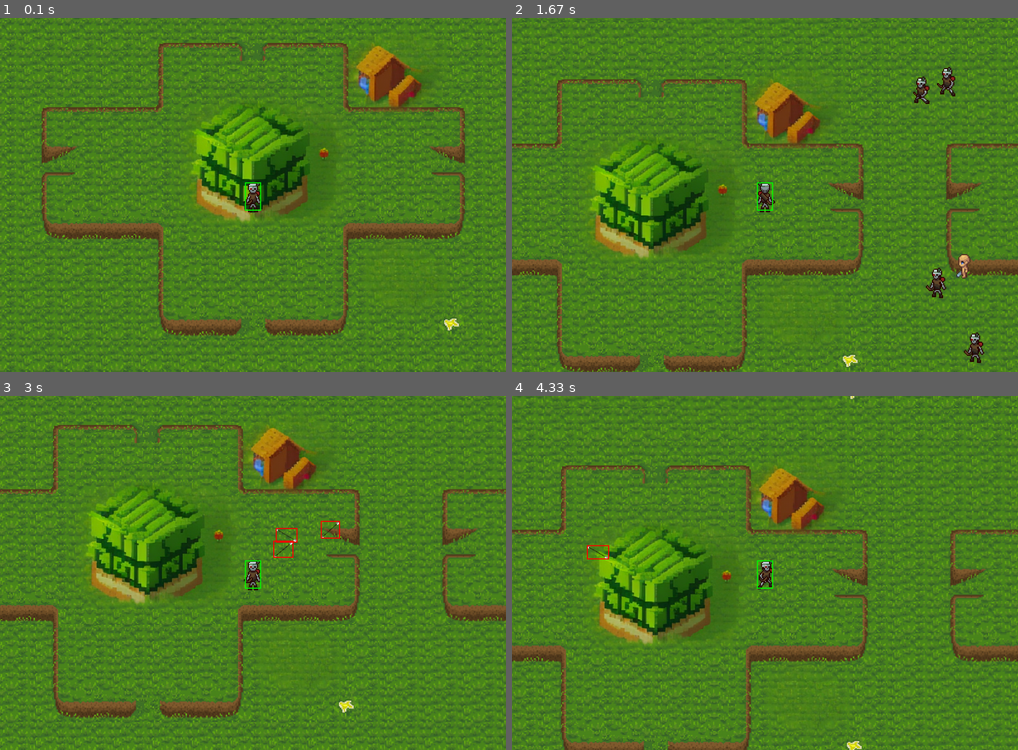
Above: before the commit, frames 1-4 (two rows, left to right).
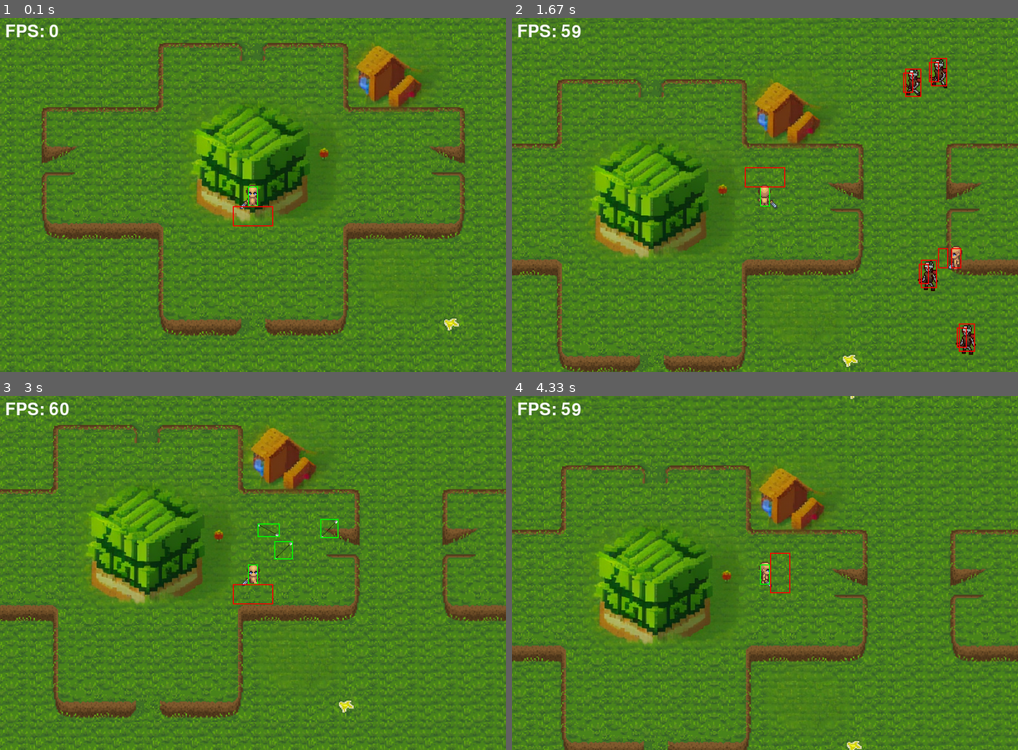
Above: after the commit, the same moments.

Repository: Axlzs/Pygame-project
Game: pygame game, started from game.py
The game is run twice, just before and just after one commit, with the same random seed, the same clock (stepped at 60 frames per second) and the same inputs.
Inputs:
- Up to frame 1 (0.1 s): no input
- Up to frame 2 (1.67 s): hold E 0.33-0.8 s; hold D 0.33-0.8 s; hold D 0.83-1.3 s; tap Space at 0.9, 1.2, 1.4 s; hold W 1.33-1.63 s
- Up to frame 3 (3 s): hold D 1.67-2.13 s; tap Space at 1.73, 2.03, 2.23, 2.53, 2.8 s; hold A 2.17-2.7 s; tap K at 2.32 s; hold S from 2.73 s (still down)
- Up to frame 4 (4.33 s): release S at 3.03 s; hold A 3.07-3.47 s; tap Space at 3.13, 3.43, 3.57, 3.97, 4.27 s; hold W 3.5-3.87 s; tap K at 3.65 s; hold D from 3.9 s (still down)

The runs differ from the first frame. In frame 1, 0.5% of the frame differs, in the area x 1-54%, y 1-59%; in frame 2, 2.3%, in the area x 1-94%, y 1-98%; in frame 3, 0.9%; in frame 4, 0.6%.

Commit message:
A lot has been done
[+]Player ranged damage enemies
[+]Player mele damage enemies
[+]Player death
[+]Enemy ranged damage player
[+]Enemy mele damage player
[+]Upgrade enemy mele range
[+]Enemy death
[+]Fix fps
[+]Enemy arrows differ from player arrows
[+]Fixed enemy movement animations: enemies now can look up and down
[+]Fixed mouse movement - camera offset applied to mouse
[+]Upgraded cooldowns

Diff:
--- a/animations.py
+++ b/animations.py
@@ -28,6 +28,16 @@
             self.last_update = current_time  # Update the last update time
         return self.frames[self.frame_index]  # Return the current frame based on frame_index
 
+    def play_once(self):
+        current_time = pygame.time.get_ticks()
+        if current_time - self.last_update > self.cooldown:
+            if self.frame_index < len(self.frames) - 1:
+                self.frame_index += 1  # Advance frame until the last one
+            else:
+                self.is_playing = False  # Stop animation if it reaches the end without looping
+            self.last_update = current_time
+        return self.frames[self.frame_index]
+
     def is_completed(self):
         return self.frame_index == len(self.frames) - 1 and not self.loop
 
--- a/enemyFile.py
+++ b/enemyFile.py
@@ -15,6 +15,7 @@
         self.projectile_group = projectile_group
         self.sprite_sheet = self.load_sprite_sheet(enemy_type, self.scale)
         self.images = self.create_action_list(self.sprite_sheet,self.scale)
+        self.camera = Camera()
         self.animations = {
             'walk down' : Animation(self.images['walk down'],COOLDOWNS['movement']),
             'walk left' : Animation(self.images['walk left'],COOLDOWNS['movement']),
@@ -26,10 +27,10 @@
             'stand right' : Animation(self.images['stand right'],COOLDOWNS['movement']),
             'stand up' : Animation(self.images['stand up'],COOLDOWNS['movement']),
 
-            'shoot down' : Animation(self.images['shoot down'],COOLDOWNS['shoot']),
-            'shoot left' : Animation(self.images['shoot left'],COOLDOWNS['shoot']),
-            'shoot right' : Animation(self.images['shoot right'],COOLDOWNS['shoot']),
-            'shoot up' : Animation(self.images['shoot up'],COOLDOWNS['shoot']),
+            'shoot down' : Animation(self.images['shoot down'],COOLDOWNS['shoot animation']),
+            'shoot left' : Animation(self.images['shoot left'],COOLDOWNS['shoot animation']),
+            'shoot right' : Animation(self.images['shoot right'],COOLDOWNS['shoot animation']),
+            'shoot up' : Animation(self.images['shoot up'],COOLDOWNS['shoot animation']),
 
             'death' : Animation(self.images['death'],COOLDOWNS['movement'])
         }
@@ -43,6 +44,11 @@
         self.hitbox.center = self.rect.center  # Align hitbox and sprite position
 
         self.health = ENEMY_DATA[enemy_type]['health']
+        self.is_dying = False
+        self.death_start_time = 0
+        self.death_duration = 700
+        self.damage_cooldown = COOLDOWNS['damage']
+        self.last_damage_time = 0
         self.motion = False
         self.direction = 'down'
 
@@ -55,7 +61,7 @@
 
         self.melee_damage = ENEMY_DATA[2]['damage']
         self.melee_range = ENEMY_DATA[2]['range'] * self.scale
-        self.melee_cooldown = 500
+        self.melee_cooldown = MELEE_COOLDOWN
         self.last_melee_time = 0
         self.melee_attack_dist = ENEMY_DATA[2]['attack dist'] # When enemy stops moving and starts attacking
 
@@ -113,6 +119,13 @@
             if x < square_top_left_x or x > square_bottom_right_x or y < square_top_left_y or y > square_bottom_right_y:
                 return (x, y)
 
+    def angle_to_player(self):
+        recy = self.rect.centery
+        recx = self.rect.centerx
+        targetx = self.player.rect.centerx
+        targety = self.player.rect.centery
+
+        return math.degrees(math.atan2(-(targety - recy), targetx - recx))
     def enemy_actions(self):
 
         self.motion = False
@@ -127,59 +140,62 @@
         else:
             SPEED = ENEMY_SPEED_LINEAR  # Use linear speed for straight movements
 
-        # Understanding which way should the enemy face
-        if dy < 0:
-            self.motion = True
-            self.direction = 'up'
+
+        if self.is_dying == False:
+            # Understanding which way should the enemy face
+            angle = self.angle_to_player()
+            if -45 <= angle < 45:
+                self.direction = 'right'
+                self.motion = True
+            elif 45 <= angle < 135:
+                self.direction = 'up'
+                self.motion = True
+            elif 135 <= angle or angle < -135:
+                self.direction = 'left'
+                self.motion = True
+            elif -135 <= angle < -45:
+                self.direction = 'down'
+                self.motion = True
+
+            # Handling movement - moving enemy
+            if self.type ==1 and dist <= self.shoot_dist:
+                self.motion = False
+                self.shooting = True
+            elif self.type ==2 and dist <= self.melee_attack_dist:
+                self.motion = False
+                self.shooting = True
+            else:
+                self.shooting = False
+                self.motion = True
+                dx, dy = dx / dist, dy / dist
+                self.rect.x += dx * SPEED
+                self.rect.y += dy * SPEED
+
+            # Calling animations
+            if self.shooting:
+                self.start_animation = self.animations[f'shoot {self.direction}']
+                if self.type ==1:
+                    self.shoot(self.projectile_group)
+                elif self.type ==2:
+                    self.mele_attack()
+            elif self.motion:
+                self.start_animation = self.animations[f'walk {self.direction}']
+            else:
+                self.start_animation = self.animations[f'stand {self.direction}']
         else:
-            self.motion = True
-            self.direction = 'down'
-        if dx < 0:
-            self.motion = True
-            self.direction = 'left'
-        else:
-            self.motion = True
-            self.direction = 'right'
-
-        # Handling movement - moving enemy
-        if self.type ==1 and dist <= self.shoot_dist:
-            self.motion = False
-            self.shooting = True
-        elif self.type ==2 and dist <= self.melee_attack_dist:
-            self.motion = False
-            self.shooting = True
-        else:
-            self.shooting = False
-            self.motion = True
-            dx, dy = dx / dist, dy / dist
-            self.rect.x += dx * SPEED
-            self.rect.y += dy * SPEED
-
-        # Calling animations
-        if self.shooting:
-            self.start_animation = self.animations[f'shoot {self.direction}']
-            if self.type ==1:
-                self.shoot(self.projectile_group)
-            elif self.type ==2:
-                self.mele_attack()
-        elif self.motion:
-            self.start_animation = self.animations[f'walk {self.direction}']
-        else:
-            self.start_animation = self.animations[f'stand {self.direction}']
-
+            self.start_animation = self.animations['death']
     def shoot(self,projectile_group):
         current_time = pygame.time.get_ticks()
         # Check if enough time has passed since the last shot
         if current_time - self.last_shot_time >= self.shoot_cooldown:
             self.last_shot_time = current_time
 
-            #getting player and the mouse position
             recy = self.rect.centery
             recx = self.rect.centerx
             targetx = self.player.rect.centerx
             targety = self.player.rect.centery
 
-            angle = math.degrees(math.atan2(-(targety - recy), targetx - recx))
+            angle = self.angle_to_player()
             # Determine direction based on angle
             if -45 <= angle < 45:
                 self.direction = 'right'
@@ -197,13 +213,13 @@
     def get_melee_hitbox(self):
         # Create a rect for the melee hitbox based on the player's direction and position
         if self.direction == 'up':
-            return pygame.Rect(self.rect.centerx - self.melee_range, self.rect.top + (7+self.scale), 2*self.melee_range, self.melee_range)
+            return pygame.Rect(self.rect.centerx - self.melee_range, self.rect.top + (14*self.scale), 2*self.melee_range, self.melee_range)
         elif self.direction == 'down':
             return pygame.Rect(self.rect.centerx - self.melee_range, self.rect.bottom - (self.melee_range + self.scale), 2*self.melee_range, self.melee_range)
         elif self.direction == 'left':
-            return pygame.Rect(self.rect.left + (7*self.scale), self.rect.centery - self.melee_range, self.melee_range, 2*self.melee_range)
+            return pygame.Rect(self.rect.left + (14*self.scale), self.rect.centery - self.melee_range, self.melee_range, 2*self.melee_range)
         elif self.direction == 'right':
-            return pygame.Rect(self.rect.right - (self.melee_range + (7*self.scale)), self.rect.centery - self.melee_range, self.melee_range, 2*self.melee_range)
+            return pygame.Rect(self.rect.right - (self.melee_range + (14*self.scale)), self.rect.centery - self.melee_range, self.melee_range, 2*self.melee_range)
 
     def mele_attack(self):
         current_time = pygame.time.get_ticks()
@@ -212,16 +228,35 @@
             # Check for collisions with enemies
             melee_hitbox = self.get_melee_hitbox()
 
+            mele_range = self.camera.apply(melee_hitbox)
+            if mele_range.colliderect(self.player.hitbox):
+                self.player.take_damage(ENEMY_DATA[2]['damage'])
+
+
     def take_damage(self, amount):
-        self.health -= amount
-        if self.health <= 0:
-            self.start_animation = self.animations['death']
+        current_time = pygame.time.get_ticks()
+        if self.is_dying == False:
+            if current_time - self.last_damage_time >= self.damage_cooldown:
+                self.last_damage_time = current_time
+                self.health -= amount
+                if self.health <= 0:
+                    self.start_death_sequence()
+        else: pass
+
+    def start_death_sequence(self):
+        self.is_dying = True
+        self.death_start_time = pygame.time.get_ticks()
 
     def update(self):
-        #Get image -> determine correct action -> add animation to the action
-        self.image = self.start_animation.get_current_frame()
+    #UPDATES STUFF
+    #CHECKS IF PLAYER IS DEAD
+    #ALIGNS HITBOXES
+        if self.is_dying:
+            self.image = self.start_animation.play_once()
+            if pygame.time.get_ticks() - self.death_start_time >= self.death_duration:
+                self.kill()
+        else:
+            #Get image -> determine correct action -> add animation to the action
+            self.image = self.start_animation.get_current_frame()
         self.enemy_actions()
-        #animation changes
-        #player movement
-        #probably player attacks
-        #also probably death as well
+        self.hitbox.center = self.rect.center  # Align hitbox and sprite position
--- a/game.py
+++ b/game.py
@@ -12,7 +12,7 @@
 pygame.display.set_caption("Roguelike Game")
 
 clock = pygame.time.Clock()
-font = pygame.font.Font(None, 100)
+font = pygame.font.Font(None, 50)
 
 def draw_fps_counter():
     """
@@ -38,54 +38,75 @@
         #arrow hitbox
         pygame.draw.rect(screen, (255,0,0), offset_rect,2)
 
+    for projectile in enemy_projectile_group:
+        offset_rect = camera.apply(projectile.rect)
+        screen.blit(projectile.image, offset_rect)
+        #arrow hitbox
+        pygame.draw.rect(screen, (0,255,0), offset_rect,2)
+
     for enemy in enemies:
 
         offset_rect = camera.apply(enemy.rect)
         screen.blit(enemy.image, offset_rect)
+        melee_hitbox = enemy.get_melee_hitbox()
+        pygame.draw.rect(screen, (255, 0, 0), camera.apply(melee_hitbox), 2)
+        pygame.draw.rect(screen, (255, 0, 0), camera.apply(enemy.hitbox), 2)
 
     #mele hitbox
-    #melee_hitbox = player.get_melee_hitbox()
-    #pygame.draw.rect(screen, (255, 0, 0), camera.apply(melee_hitbox), 2)
+    melee_hitbox = player.get_melee_hitbox()
+    pygame.draw.rect(screen, (255, 0, 0), camera.apply(melee_hitbox), 2)
+
 
 def manual_enemy_spawn(enemy_count):
     keys = pygame.key.get_pressed()
     if keys[pygame.K_e]: # Manualy spawn enemies
         enemy_type = random.choice(list(ENEMY_DATA.keys()))
         enemy_count +=1
-        enemy = Enemy(enemy_type, projectile_group, player)
+        enemy = Enemy(enemy_type, enemy_projectile_group, player)
         enemies.add(enemy)
     elif keys[pygame.K_k]: # Kill all enemies
         enemies.empty()
 
 
+
 #setting up game
 projectile_group = pygame.sprite.Group()
-player_type=1
-player = Player(player_type, projectile_group)  # Pass the appropriate player type here
+enemy_projectile_group = pygame.sprite.Group()
+enemies = pygame.sprite.Group()
+player_type=2
+player = Player(player_type, projectile_group, enemies)  # Pass the appropriate player type here
 camera = Camera()
 map = WorldMap()
 
-enemies = pygame.sprite.Group()
 enemy_count = 0
-#for _ in range(30):
-#    enemy_type = random.choice(list(ENEMY_DATA.key()))
-#    enemy_count +=1
-#    enemy = Enemy(enemy_type, projectile_group, player)
-#    enemies.add(enemy)
 
 running = True
 while running:
     for event in pygame.event.get():
         if event.type == pygame.QUIT:
             running = False
-
-    draw_fps_counter()
+##############FUNCTIONS##############
     player.update()
     enemies.update()
     camera.update(player.rect)
     projectile_group.update()
+    enemy_projectile_group.update()
     draw_entities()
+    draw_fps_counter()
     manual_enemy_spawn(enemy_count)
+
+##############HANDLING#DAMAGE##############
+    for projectile in enemy_projectile_group:
+        projectile_hitbox=camera.apply(projectile.rect)
+        if player.hitbox.colliderect(projectile_hitbox):
+            player.take_damage(ENEMY_DATA[1]['damage'])
+
+    for projectile in projectile_group:
+        projectile_hitbox = camera.apply(projectile.rect)
+        for enemy in enemies:
+            enemy_hitbox = camera.apply(enemy.hitbox)
+            if enemy_hitbox.colliderect(projectile_hitbox):
+                enemy.take_damage(PLAYER_DATA[1]['damage'])
 
     pygame.display.flip()
 
--- a/playerFile.py
+++ b/playerFile.py
@@ -6,14 +6,16 @@
 
 # Define the PLayer class
 class Player(pygame.sprite.Sprite):
-    def __init__(self, player_type,projectile_group):
+    def __init__(self, player_type,projectile_group, enemies):
         self.type = player_type
         self.scale = PLAYER_SCALE
         self.sprite_size = PLAYER_DATA[player_type]['sprite']
         self.player_class = PLAYER_DATA[player_type]['class']
         self.projectile_group = projectile_group
+        self.enemies = enemies
         self.sprite_sheet = self.load_sprite_sheet(player_type, self.scale)
         self.images = self.create_action_list(self.sprite_sheet,self.scale)
+        self.camera = Camera()
         self.animations = {
             'walk down' : Animation(self.images['walk down'],COOLDOWNS['movement']),
             'walk left' : Animation(self.images['walk left'],COOLDOWNS['movement']),
@@ -25,10 +27,10 @@
             'stand right' : Animation(self.images['stand right'],COOLDOWNS['movement']),
             'stand up' : Animation(self.images['stand up'],COOLDOWNS['movement']),
 
-            'shoot down' : Animation(self.images['shoot down'],COOLDOWNS['shoot']),
-            'shoot left' : Animation(self.images['shoot left'],COOLDOWNS['shoot']),
-            'shoot right' : Animation(self.images['shoot right'],COOLDOWNS['shoot']),
-            'shoot up' : Animation(self.images['shoot up'],COOLDOWNS['shoot']),
+            'shoot down' : Animation(self.images['shoot down'],COOLDOWNS['shoot animation']),
+            'shoot left' : Animation(self.images['shoot left'],COOLDOWNS['shoot animation']),
+            'shoot right' : Animation(self.images['shoot right'],COOLDOWNS['shoot animation']),
+            'shoot up' : Animation(self.images['shoot up'],COOLDOWNS['shoot animation']),
 
             'death' : Animation(self.images['death'],COOLDOWNS['movement'])
         }
@@ -42,6 +44,11 @@
         self.hitbox.center = self.rect.center  # Align hitbox and sprite position
 
         self.health = PLAYER_DATA[player_type]['health']
+        self.is_dying = False
+        self.death_start_time = 0
+        self.death_duration = 700
+        self.damage_cooldown = COOLDOWNS['damage']
+        self.last_damage_time = 0
         self.motion = False
         self.direction = 'down'
 
@@ -53,7 +60,7 @@
 
         self.melee_damage = PLAYER_DATA[2]['damage']
         self.melee_range = PLAYER_DATA[2]['range'] * self.scale
-        self.melee_cooldown = 500
+        self.melee_cooldown = MELEE_COOLDOWN
         self.last_melee_time = 0
 
 
@@ -105,34 +112,44 @@
             SPEED = SPEED_DIAGONAL  # Reduce SPEED for diagonal movement
         else:
             SPEED = SPEED_LINEAR  # Adjust SPEED for non-diagonal movement
-
-        if keys[pygame.K_w]:
-            self.rect.y -= SPEED
-            self.motion = True
-            self.direction = 'up'
-        if keys[pygame.K_a]:
-            self.rect.x -= SPEED
-            self.motion = True
-            self.direction = 'left'
-        if keys[pygame.K_s]:
-            self.rect.y += SPEED
-            self.motion = True
-            self.direction = 'down'
-        if keys[pygame.K_d]:
-            self.rect.x += SPEED
-            self.motion = True
-            self.direction = 'right'
-
-        if keys[pygame.K_SPACE] and self.motion == False:
-            self.shooting = True
-            if self.type ==1:
-                self.shoot(self.projectile_group)
-            elif self.type ==2:
-                self.mele_attack()
+        if self.is_dying == False:
+            if keys[pygame.K_w]:
+                self.rect.y -= SPEED
+                self.motion = True
+                self.direction = 'up'
+            if keys[pygame.K_a]:
+                self.rect.x -= SPEED
+                self.motion = True
+                self.direction = 'left'
+            if keys[pygame.K_s]:
+                self.rect.y += SPEED
+                self.motion = True
+                self.direction = 'down'
+            if keys[pygame.K_d]:
+                self.rect.x += SPEED
+                self.motion = True
+                self.direction = 'right'
+
+            #This handles shooting - detects input->Determines the player type and weather the player is moving
+            if keys[pygame.K_SPACE] and self.motion == False:
+                self.shooting = True
+                if self.type ==1:
+                    self.shoot(self.projectile_group)
+                elif self.type ==2:
+                    self.mele_attack()
+                else:
+                    print("sum tin wong")
             else:
-                print("sum tin wong")
+
+                self.shooting = False
+            if self.shooting:
+                self.start_animation = self.animations[f'shoot {self.direction}']
+            elif self.motion:
+                self.start_animation = self.animations[f'walk {self.direction}']
+            else:
+                self.start_animation = self.animations[f'stand {self.direction}']
         else:
-            self.shooting = False
+            self.start_animation = self.animations['death']
 
     def shoot(self,projectile_group):
         current_time = pygame.time.get_ticks()
@@ -143,7 +160,9 @@
             #getting player and the mouse position
             recy = self.rect.centery
             recx = self.rect.centerx
-            looking_at = pygame.mouse.get_pos()
+            self.camera.update(self.rect)
+            mouse_pos = pygame.mouse.get_pos()
+            looking_at = pygame.Vector2(mouse_pos[0] + self.camera.offset.x, mouse_pos[1] + self.camera.offset.y)
 
             angle = math.degrees(math.atan2(-(looking_at[1] - recy), looking_at[0] - recx))
             # Determine direction based on angle
@@ -160,16 +179,6 @@
             projectile = Projectile(recx, recy, looking_at, damage=10, projectile_type=1)
             projectile_group.add(projectile)
 
-    def handle_motion(self):
-        if self.shooting:
-            self.start_animation = self.animations[f'shoot {self.direction}']
-
-        elif self.motion:
-            self.start_animation = self.animations[f'walk {self.direction}']
-        else:
-            self.start_animation = self.animations[f'stand {self.direction}']
-
-
     def get_melee_hitbox(self):
         # Create a rect for the melee hitbox based on the player's direction and position
         if self.direction == 'up':
@@ -188,16 +197,33 @@
             # Check for collisions with enemies
             melee_hitbox = self.get_melee_hitbox()
 
+            for enemy in self.enemies:
+                if melee_hitbox.colliderect(enemy.hitbox):
+                    enemy.take_damage(PLAYER_DATA[2]['damage'])
+
     def take_damage(self, amount):
-        self.health -= amount
-        if self.health <= 0:
-            self.start_animation = self.animations['death']
+        current_time = pygame.time.get_ticks()
+        if self.is_dying == False:
+            if current_time - self.last_damage_time >= self.damage_cooldown:
+                self.last_damage_time = current_time
+                self.health -= amount
+                if self.health <= 0:
+                    self.start_death_sequence()
+        else: pass
+
+    def start_death_sequence(self):
+        self.is_dying = True
+        self.death_start_time = pygame.time.get_ticks()
 
     def update(self):
-        #Get image -> determine correct action -> add animation to the action
-        self.image = self.start_animation.get_current_frame()
+        if self.is_dying:
+            self.image = self.start_animation.play_once()
+            if pygame.time.get_ticks() - self.death_start_time >= self.death_duration:
+                self.kill()  # Pretty self explanatory
+        else:
+            #Get image -> determine correct action -> add animation to the action
+            self.image = self.start_animation.get_current_frame()
         self.handle_movement()
-        self.handle_motion()
         #animation changes
         #player movement
         #probably player attacks
--- a/static_variables.py
+++ b/static_variables.py
@@ -18,8 +18,8 @@
 
 
 ENEMY_DATA = {
-    1: {'image':'images/players/player1.png','sprite':48,'hitbox_width':16,'hitbox_height':28,'class':1,'health':100,'damage':1,'shoot dist':300},
-    2: {'image':'images/players/player2.png','sprite':64,'hitbox_width':10,'hitbox_height':20,'class':2,'health':100,'damage':15,'attack dist':40,'range':20}
+    1: {'image':'images/players/player1.png','sprite':48,'hitbox_width':16,'hitbox_height':28,'class':1,'health':100,'damage':0,'shoot dist':300},
+    2: {'image':'images/players/player2.png','sprite':64,'hitbox_width':10,'hitbox_height':20,'class':2,'health':100,'damage':0,'attack dist':40,'range':10}
 }
 ################################
 
@@ -29,16 +29,13 @@
 PLAYER_SCALE = 2 # Scale player
 
 PLAYER_DATA = {
-    1: {'image':'images/players/player1.png','sprite':48,'hitbox_width':16,'hitbox_height':28,'class':1,'health':100},
-    2: {'image':'images/players/player2.png','sprite':64,'hitbox_width':10,'hitbox_height':20,'class':2,'health':100,'damage':15,'range':20},
+    1: {'image':'images/players/player1.png','sprite':48,'hitbox_width':16,'hitbox_height':28,'class':1,'health':100,'damage':100},
+    2: {'image':'images/players/player2.png','sprite':64,'hitbox_width':10,'hitbox_height':20,'class':2,'health':100,'damage':100,'range':20},
     3: ''
 }
-
-HITBOX_WIDTH = 16
-HITBOX_HEIGHT = 28
-COOLDOWNS = {'movement':100,'shoot':100}
-PLAYER_DAMAGE = {1: 0.8, 2: 0.6, 3: 1}
-PLAYER_HIT_EVENTS = {1: pygame.USEREVENT + 5, 2: pygame.USEREVENT + 6}
+COOLDOWNS = {'movement':100,'shoot animation':100,'damage':500}
+PROJECTILE_COOLDOWN = COOLDOWNS['shoot animation'] *6
+MELEE_COOLDOWN = COOLDOWNS['shoot animation'] *5
 
 ##########ATTACKS##############
 PROJECTILE_DATA = {
@@ -46,7 +43,6 @@
     2:''
 }
 PROJECTILE_SPEED = 5
-PROJECTILE_COOLDOWN = 600
 ###############################
 
 ###########SOME#COLOURS###########
